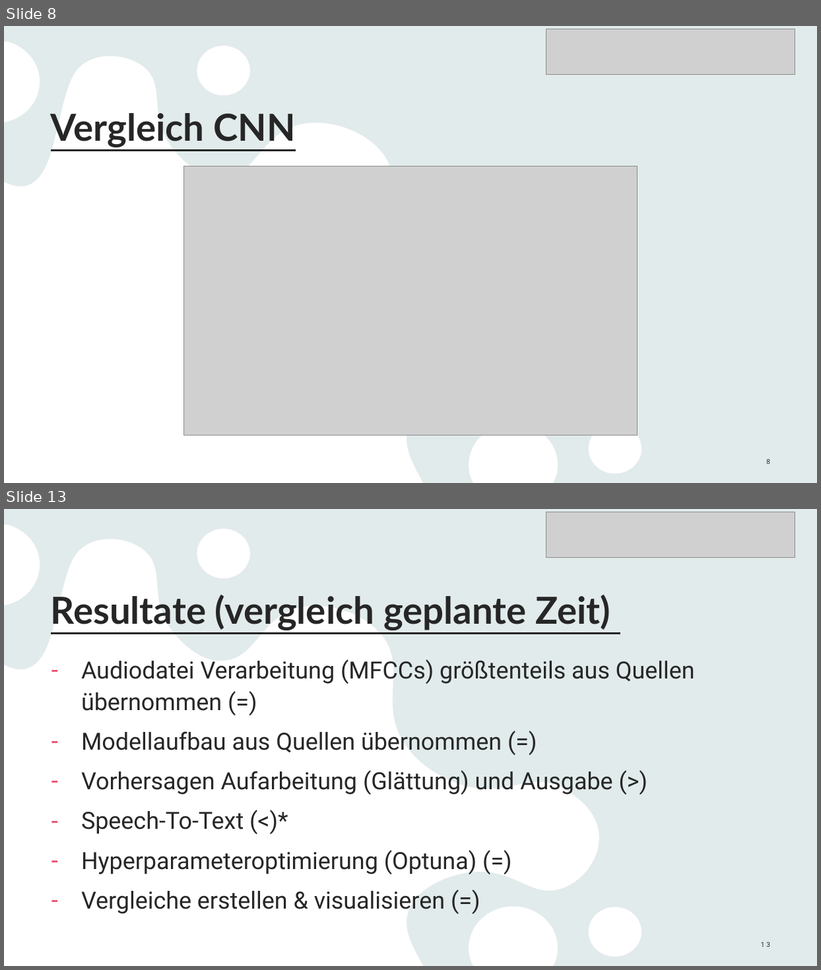
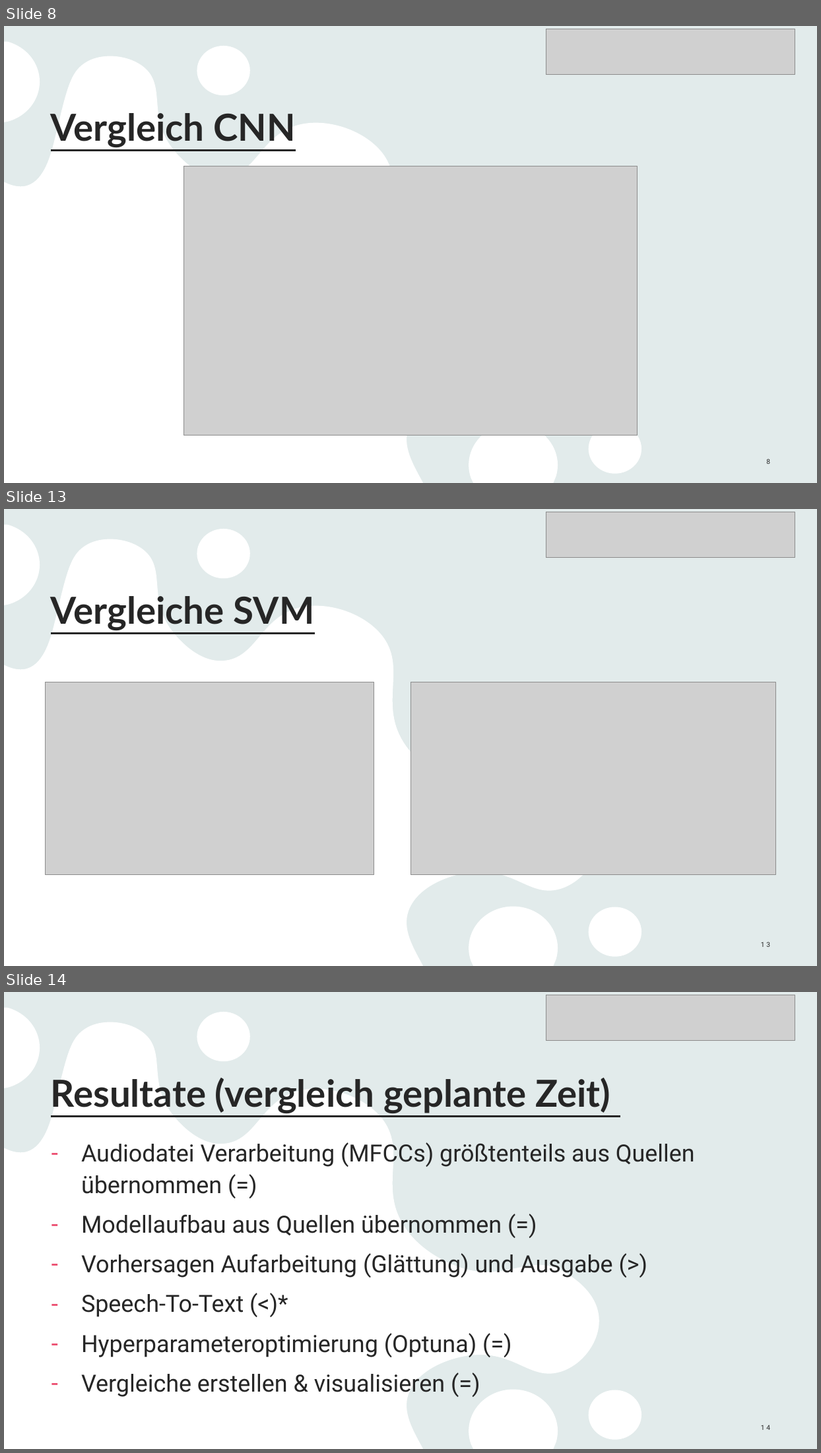
Before and after one commit to Linelle-7/Sprecherkennung-Deep-Learning-, a slide deck: 2025-02-12_Voice_Recognition_FinalPresentation.pptx. Shown one above the other, each under a label of ours: slides 8 and 13 before the commit, slides 8, 13 and 14 after it; the slides between them are not shown. The pictures are 821x970 and 821x1453 pixels, drawn with LibreOffice and Linux fonts; fonts in the diff are those of the drawing; grey boxes stand for pictures. Boxes give left, top, right and bottom in pixels: in the first picture for what was removed or moved away, otherwise in the second. Text is boxed around its words. In the diff, an @@ line names an element or a change of style, - is before the commit and + after.

```diff
--- a/2025-02-12_Voice_Recognition_FinalPresentation.pptx
+++ b/2025-02-12_Voice_Recognition_FinalPresentation.pptx
@@ slide 13 added at (x1=4, y1=509, x2=817, y2=966), background #E9F3F3; not listed: 2 template elements that a slide beside it also shows @@
@@ picture added at (x1=547, y1=512, x2=796, y2=557) @@
@@ title added at (x1=51, y1=596, x2=315, y2=630), 44 pt, text #262626, bold, underline @@
+Vergleiche SVM
@@ picture added at (x1=45, y1=682, x2=374, y2=875) @@
@@ picture added at (x1=411, y1=682, x2=776, y2=875) @@
@@ page number added at (x1=761, y1=942, x2=770, y2=947), 8 pt, text #262626 @@
+13
@@ what was slide 13 is now slide 14 @@
@@ page number at (x1=761, y1=1425, x2=770, y2=1430): text changed @@
-13
+14
```
Also in this commit, not shown: 4 slides changed, 2 other slides added, 1 slide removed, 7 other files.
